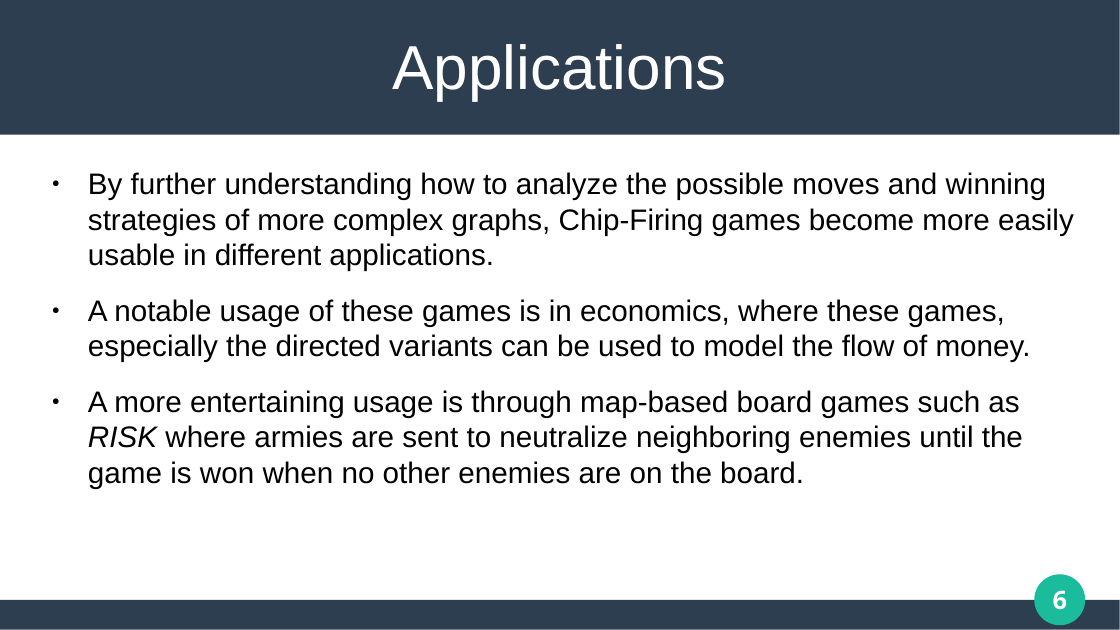
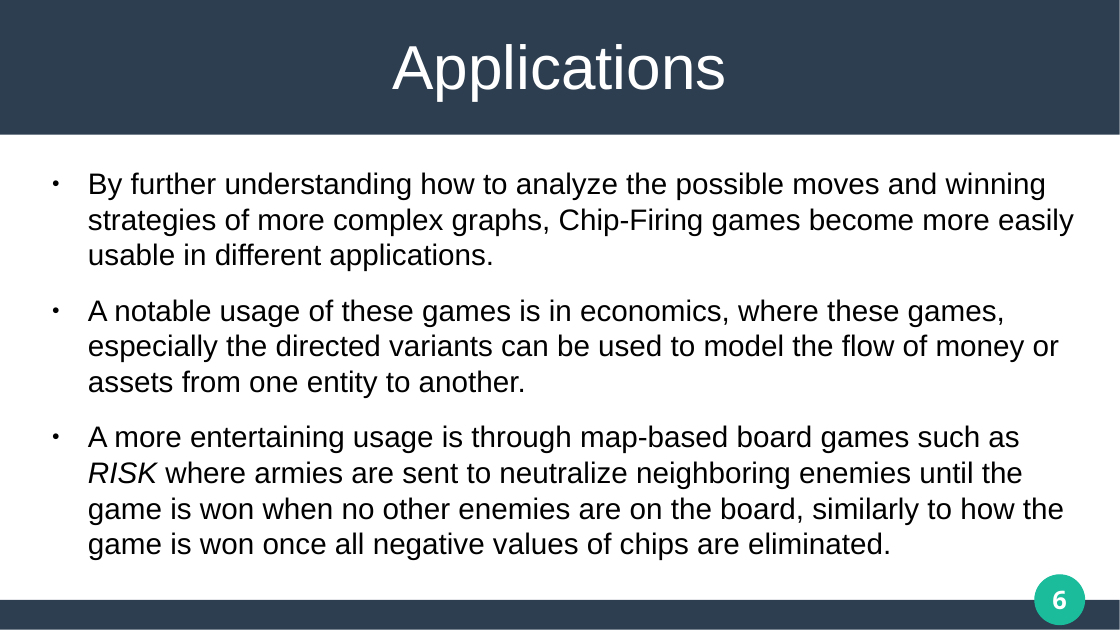
Before and after one commit to matthew-pisano/ChipFiring, a slide deck: slide 6 of Docs/SUREPresentation.pptx. Drawn at 1120x630 pixels with LibreOffice and Linux fonts; fonts in the diff are those of the drawing. Boxes give left, top, right and bottom in pixels: in the first picture for what was removed or moved away, otherwise in the second. Text is boxed around its words. In the diff, an @@ line names an element or a change of style, - is before the commit and + after.

```diff
--- a/Docs/SUREPresentation.pptx
+++ b/Docs/SUREPresentation.pptx
@@ text at bbox=[88, 299, 1064, 560]: text changed @@
-● A notable usage of these games is in economics, where these games, especially the directed variants can be used to model the flow of money.
-● A more entertaining usage is through map-based board games such as RISK where armies are sent to neutralize neighboring enemies until the game is won when no other enemies are on the board.
+● A notable usage of these games is in economics, where these games, especially the directed variants can be used to model the flow of money or assets from one entity to another.
+● A more entertaining usage is through map-based board games such as RISK where armies are sent to neutralize neighboring enemies until the game is won when no other enemies are on the board, similarly to how the game is won once all negative values of chips are eliminated.
```
Also in this commit, not shown: 13 other slides changed, 5 other files.
